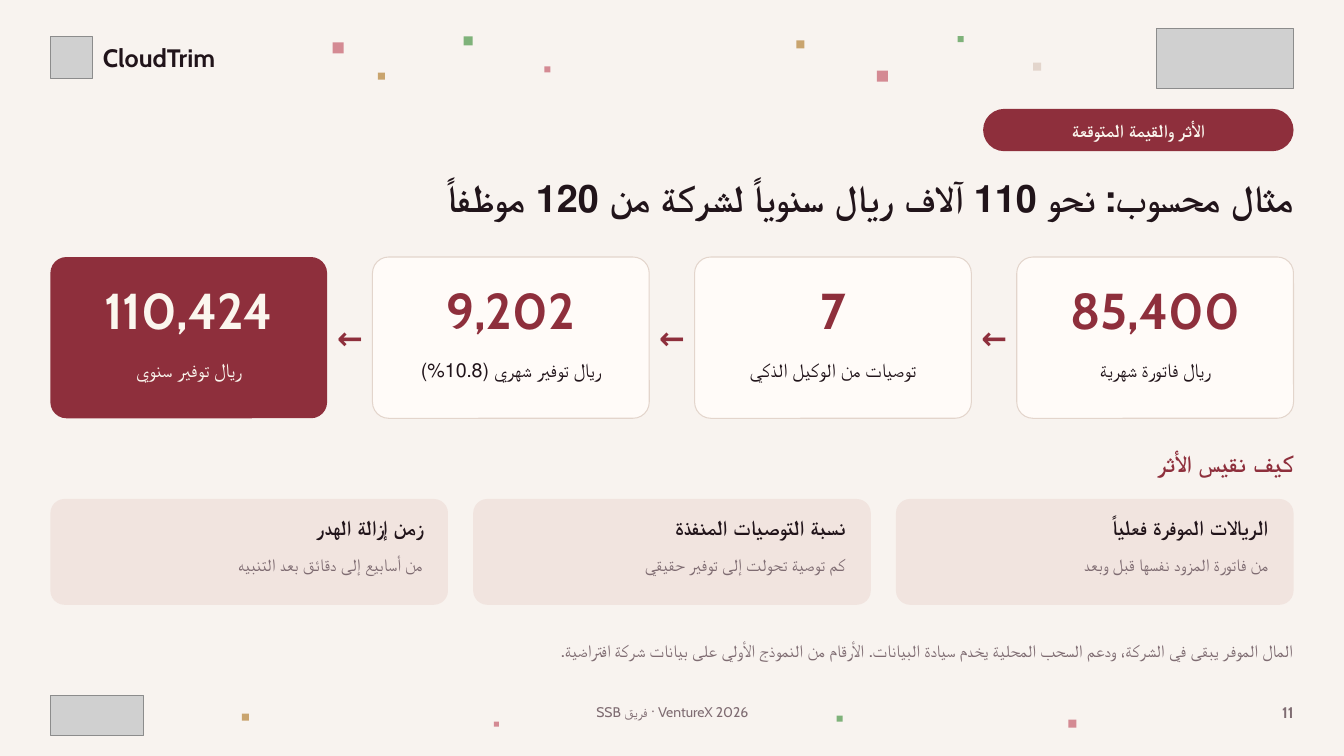
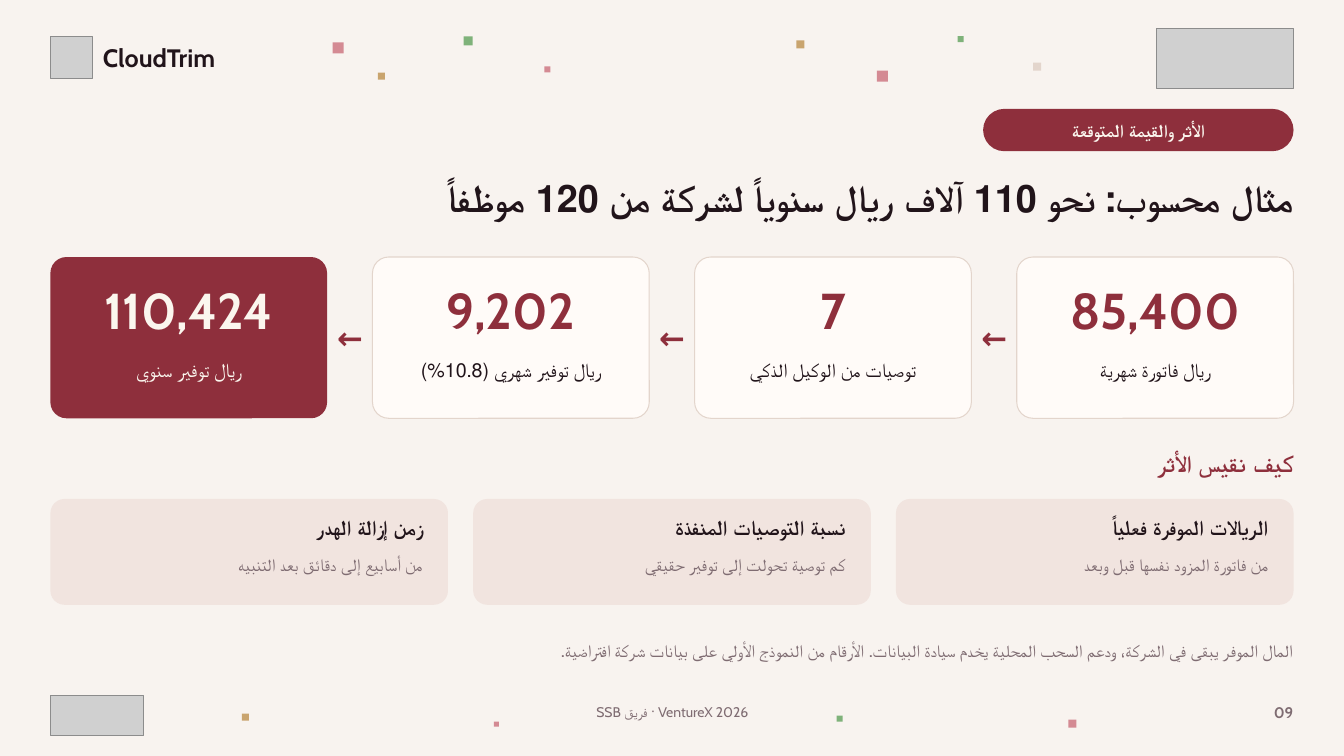
Before and after one commit to sulaimanmokhaniq/cloudtrim, a slide deck: slide 9 of pitch/SSB_VentureX.pptx (slide 11 before the commit). Drawn at 1344x756 pixels with LibreOffice and Linux fonts; fonts in the diff are those of the drawing; grey boxes stand for pictures. Boxes give left, top, right and bottom in pixels: in the first picture for what was removed or moved away, otherwise in the second. Text is boxed around its words. In the diff, an @@ line names an element or a change of style, - is before the commit and + after.

```diff
--- a/pitch/SSB_VentureX.pptx
+++ b/pitch/SSB_VentureX.pptx
@@ text at <box>1274,707,1294,718</box>: text changed @@
-11
+09
```
Also in this commit, not shown: 9 other slides changed, 2 slides removed.
